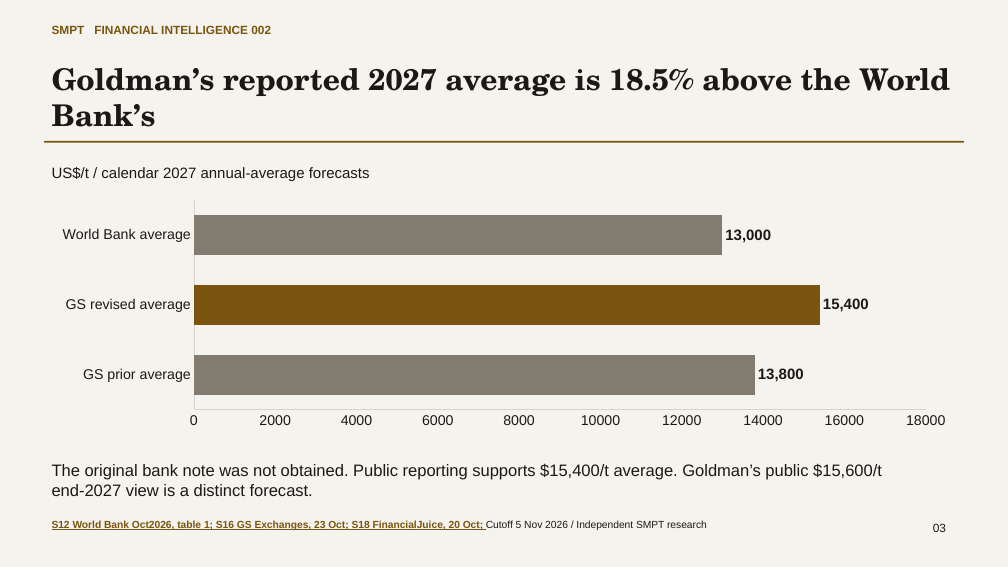
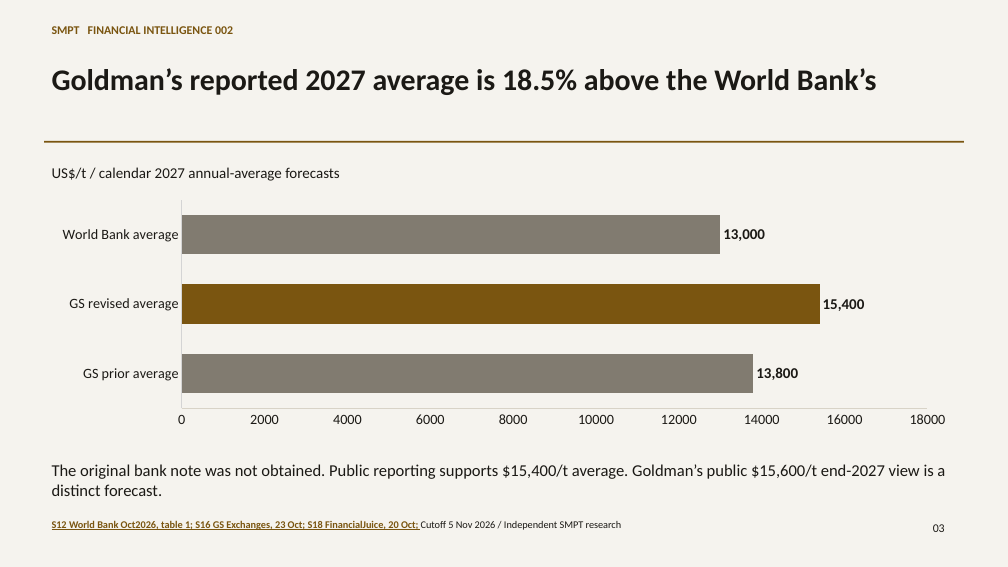
Before and after one commit to VSSpowerlifting/strategic-materials-policy-tracker, a slide deck: slide 3 of docs/research/fi002-bhp-copper/output/SMPT_FI002_BHP_Copper_Strategy_Deck.pptx. Drawn at 1008x567 pixels with LibreOffice and Linux fonts; fonts in the diff are those of the drawing. Boxes give left, top, right and bottom in pixels: in the first picture for what was removed or moved away, otherwise in the second. Text is boxed around its words. In the diff, an @@ line names an element or a change of style, - is before the commit and + after.

Commit message:
Design: reissue FI001 and FI002 slide decks in Archivo (#218)
* Add reproducible Archivo deck restyling and publication verification script

* Set Archivo as canonical deck font and point FI001 downloads to reissued assets

* Refine Archivo deck generator metadata and embedding guidance

* Refine Archivo deck generator metadata and embedding guidance

* [deck-restyle-request] Run one-off Archivo deck conversion and QA

* Design: reissue FI001 and FI002 editable decks in Archivo

* Fix Archivo static weight naming and idempotent reissue verification

* [deck-restyle-request] Reissue decks with corrected Archivo weight naming

* Fix idempotent font detection inside PPTX ZIP package

* [deck-restyle-request] Verify static Archivo regular/semibold font exports

* Design: reissue FI001 and FI002 editable decks in Archivo

* Remove one-off deck publishing workflow after verified reissue

---------

```diff
--- a/docs/research/fi002-bhp-copper/output/SMPT_FI002_BHP_Copper_Strategy_Deck.pptx
+++ b/docs/research/fi002-bhp-copper/output/SMPT_FI002_BHP_Copper_Strategy_Deck.pptx
@@ text "Goldman’s reported 2027 average is ..." at [52,68,877,95]: font TeX Gyre Schola to Calibri @@
@@ bar chart at [44,195,964,433] @@
@@ lettering changed @@
@@ font Arial to Calibri in 5 elements at [52,26,233,34], [52,521,622,530], [933,524,945,532], [52,167,340,181], [52,464,945,496] @@
```
Also in this commit, not shown: 11 other slides changed, 23 other files.
